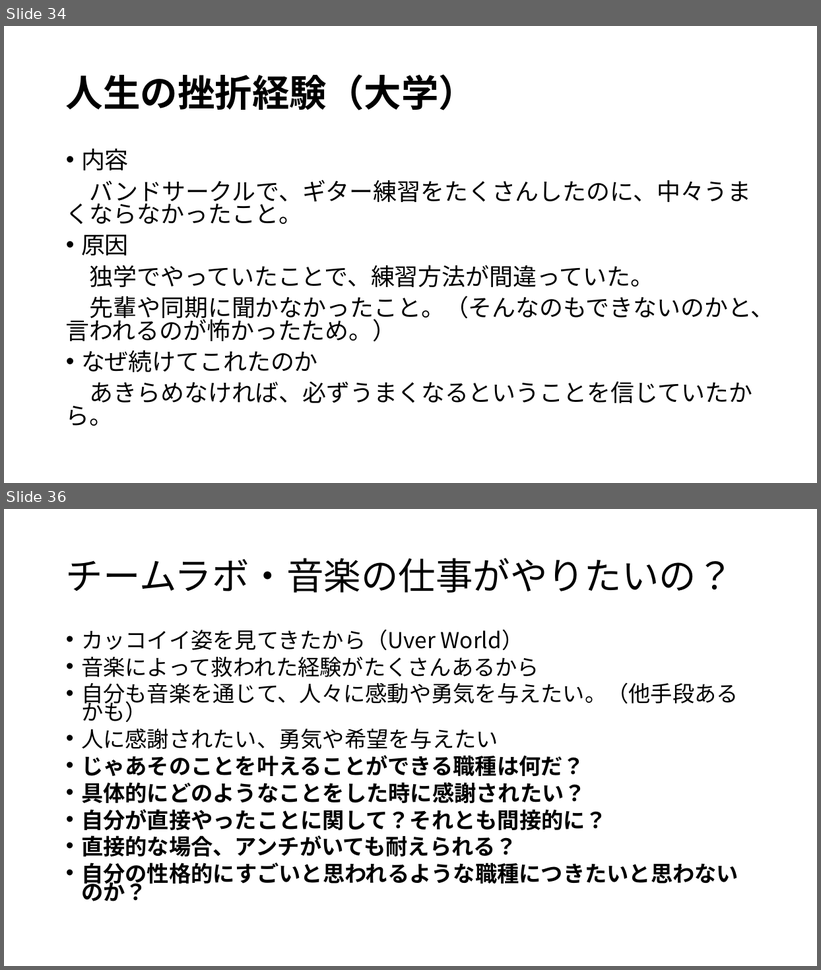
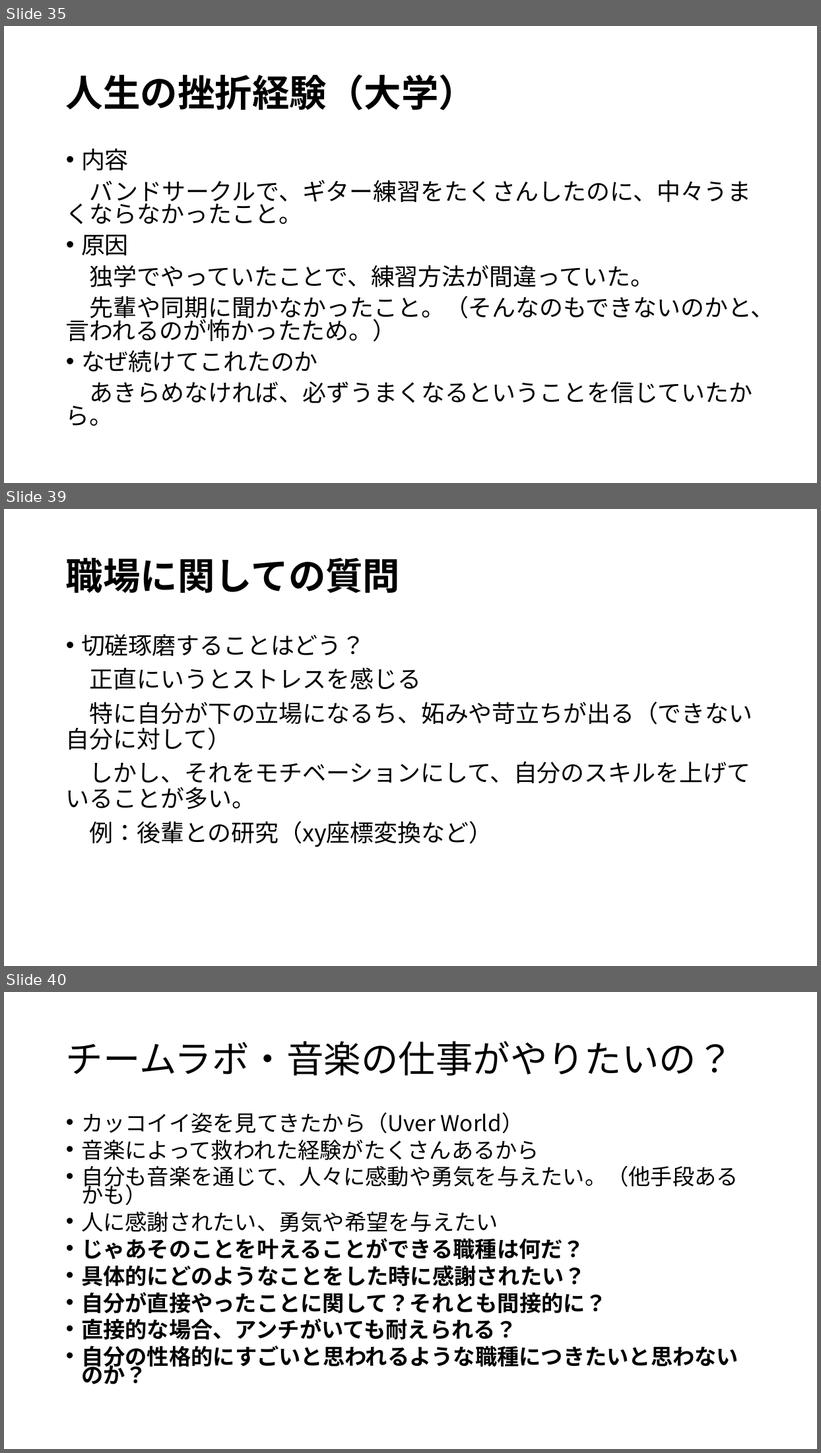
Before and after one commit to yamada4649/tibakoudai_2023, a slide deck: 就活関係/自己分析/就活（自己分析）.pptx. Shown one above the other, each under a label of ours: slides 34 and 36 before the commit, slides 35, 39 and 40 after it; the slides between them are not shown. The pictures are 821x970 and 821x1453 pixels, drawn with LibreOffice and Linux fonts; fonts in the diff are those of the drawing. Boxes give left, top, right and bottom in pixels: in the first picture for what was removed or moved away, otherwise in the second. Text is boxed around its words. In the diff, an @@ line names an element or a change of style, - is before the commit and + after.

```diff
--- a/就活関係/自己分析/就活（自己分析）.pptx
+++ b/就活関係/自己分析/就活（自己分析）.pptx
@@ slide 39 added at box(4, 509, 817, 966), background #FFFFFF @@
@@ title added at box(66, 558, 400, 593), 44 pt, text #000000, bold @@
+職場に関しての質問
@@ text added at box(66, 634, 753, 848), 28 pt, text #000000 @@
+• 切磋琢磨することはどう？
+正直にいうとストレスを感じる
+特に自分が下の立場になるち、妬みや苛立ちが出る（できない自分に対して）
+しかし、それをモチベーションにして、自分のスキルを上げていることが多い。
+例：後輩との研究（xy座標変換など）
@@ what was slide 34 is now slide 35 @@
@@ what was slide 36 is now slide 40 @@
```
Also in this commit, not shown: 2 slides changed, 13 other slides added, 39 other files.
